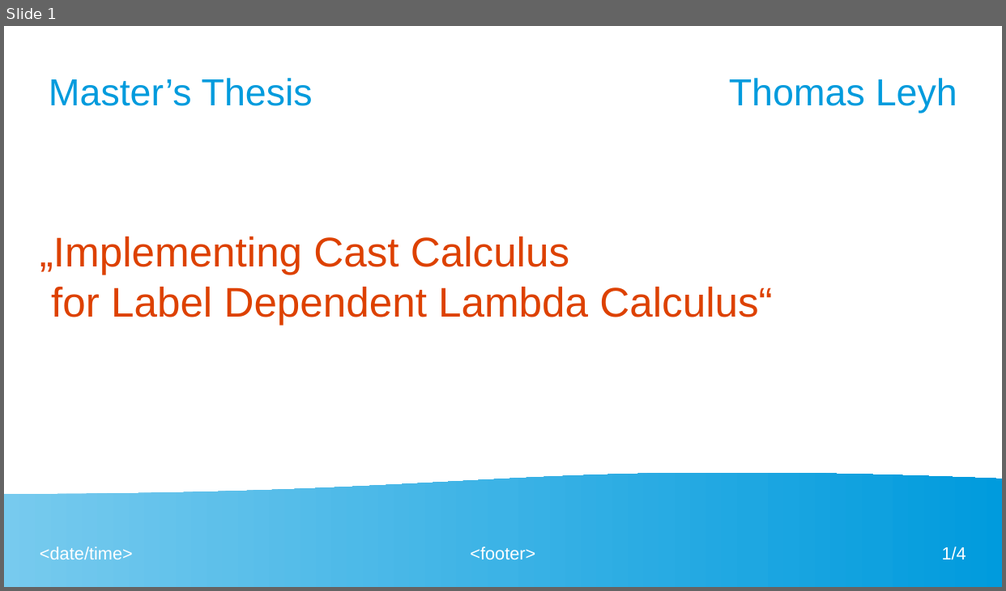
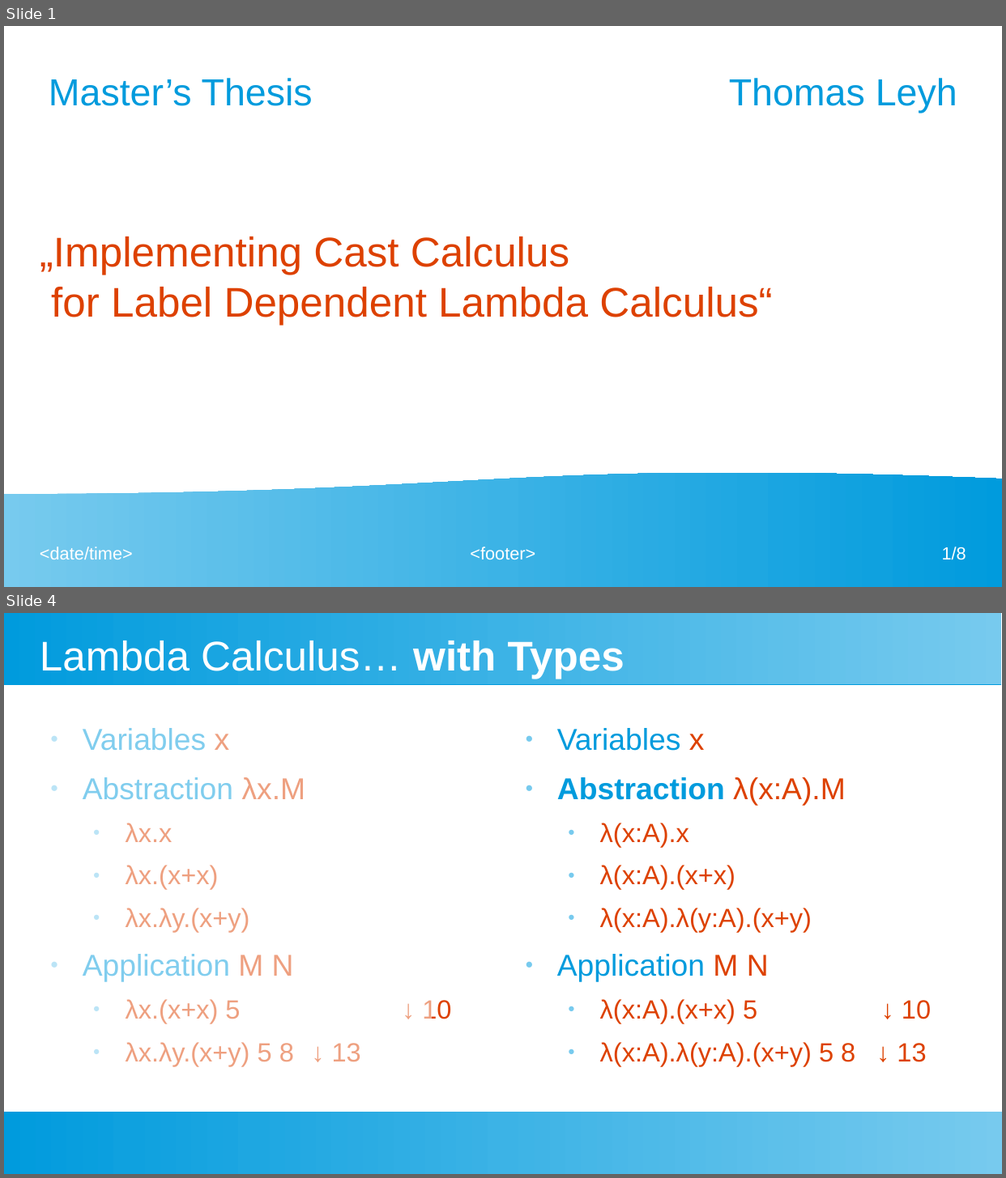
Before and after one commit to leyhline/mastersthesis, a slide deck: presentation.odp. Shown one above the other, each under a label of ours: slide 1 before the commit, slides 1 and 4 after it; the slides between them are not shown. The pictures are 1006x591 and 1006x1178 pixels, drawn with LibreOffice and Linux fonts; fonts in the diff are those of the drawing. Boxes give left, top, right and bottom in pixels: in the first picture for what was removed or moved away, otherwise in the second. Text is boxed around its words. In the diff, an @@ line names an element or a change of style, - is before the commit and + after.

```diff
--- a/presentation.odp
+++ b/presentation.odp
@@ slide 4 added at bbox=[4, 613, 1002, 1174], background #FFFFFF @@
@@ rectangle added at bbox=[4, 613, 1002, 684], fill gradient #77CAEE to #75C9EE to #73C9ED to #71C8ED to #6FC7ED to #6EC6ED @@
@@ title added at bbox=[40, 641, 624, 679], 33 pt, text #FFFFFF @@
+Lambda Calculus… with Types
@@ rectangle added at bbox=[22, 702, 432, 1094], fill #FFFFFF at 50% opacity @@
@@ text added at bbox=[83, 728, 361, 1067], 21 pt, text #DD4100 @@
+● Variables x
+● Abstraction λx.M
+  ● λx.x
+  ● λx.(x+x)
+  ● λx.λy.(x+y)
+● Application M N
+  ● λx.(x+x) 5 ↓ 10
+  ● λx.λy.(x+y) 5 8 ↓ 13
@@ text added at bbox=[557, 728, 931, 1067], 21 pt, text #DD4100 @@
+● Variables x
+● Abstraction λ(x:A).M
+  ● λ(x:A).x
+  ● λ(x:A).(x+x)
+  ● λ(x:A).λ(y:A).(x+y)
+● Application M N
+  ● λ(x:A).(x+x) 5 ↓ 10
+  ● λ(x:A).λ(y:A).(x+y) 5 8 ↓ 13
@@ rectangle added at bbox=[4, 1112, 1002, 1174], fill gradient #77CAEE to #75C9EE to #73C9ED to #71C8ED to #6FC7ED to #6EC6ED @@
@@ page number at bbox=[942, 547, 966, 561]: text changed @@
-1/4
+1/8
```
Also in this commit, not shown: 3 slides changed, 3 other slides added.
